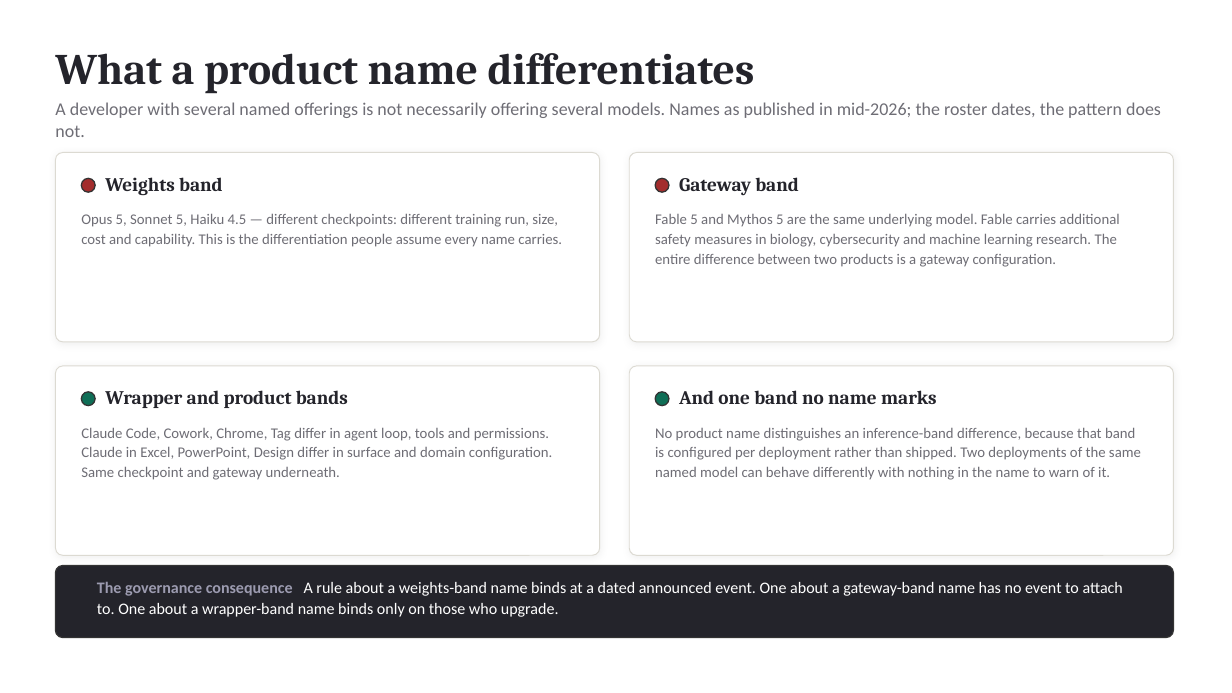
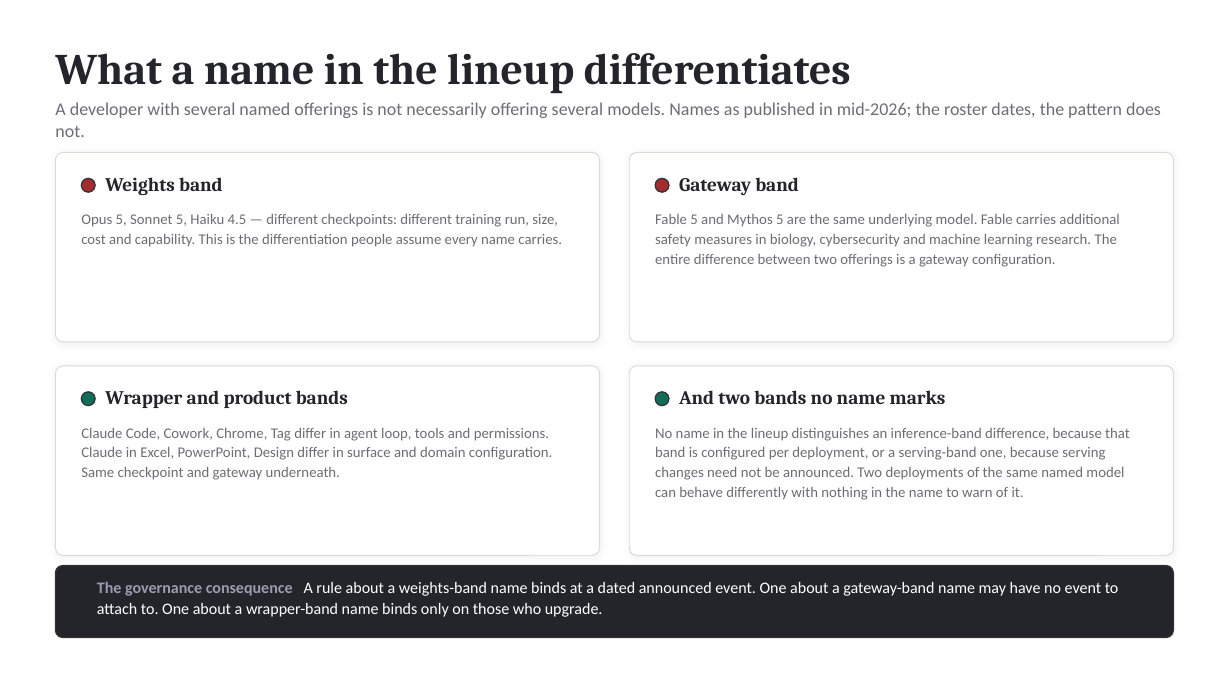
Before and after one commit to djc2002us/where-control-lives, a slide deck: slide 15 of where-control-lives-deck.pptx (slide 14 before the commit). Drawn at 1232x693 pixels with LibreOffice and Linux fonts; fonts in the diff are those of the drawing. Boxes give left, top, right and bottom in pixels: in the first picture for what was removed or moved away, otherwise in the second. Text is boxed around its words. In the diff, an @@ line names an element or a change of style, - is before the commit and + after.

```diff
--- a/where-control-lives-deck.pptx
+++ b/where-control-lives-deck.pptx
@@ text at bbox=[55, 53, 851, 94]: text changed @@
-What a product name differentiates
+What a name in the lineup differentiates
@@ text at bbox=[655, 214, 1119, 267]: text changed @@
-Fable 5 and Mythos 5 are the same underlying model. Fable carries additional safety measures in biology, cybersecurity and machine learning research. The entire difference between two products is a gateway configuration.
+Fable 5 and Mythos 5 are the same underlying model. Fable carries additional safety measures in biology, cybersecurity and machine learning research. The entire difference between two offerings is a gateway configuration.
@@ text at bbox=[679, 390, 946, 404]: text changed @@
-And one band no name marks
+And two bands no name marks
@@ text at bbox=[655, 428, 1130, 500]: text changed @@
-No product name distinguishes an inference-band difference, because that band is configured per deployment rather than shipped. Two deployments of the same named model can behave differently with nothing in the name to warn of it.
+No name in the lineup distinguishes an inference-band difference, because that band is configured per deployment, or a serving-band one, because serving changes need not be announced. Two deployments of the same named model can behave differently with nothing in the name to warn of it.
@@ text at bbox=[97, 582, 1119, 617]: text changed @@
-The governance consequence A rule about a weights-band name binds at a dated announced event. One about a gateway-band name has no event to attach to. One about a wrapper-band name binds only on those who upgrade.
+The governance consequence A rule about a weights-band name binds at a dated announced event. One about a gateway-band name may have no event to attach to. One about a wrapper-band name binds only on those who upgrade.
```
Also in this commit, not shown: 37 other slides changed, 1 slide added, 4 other files.
